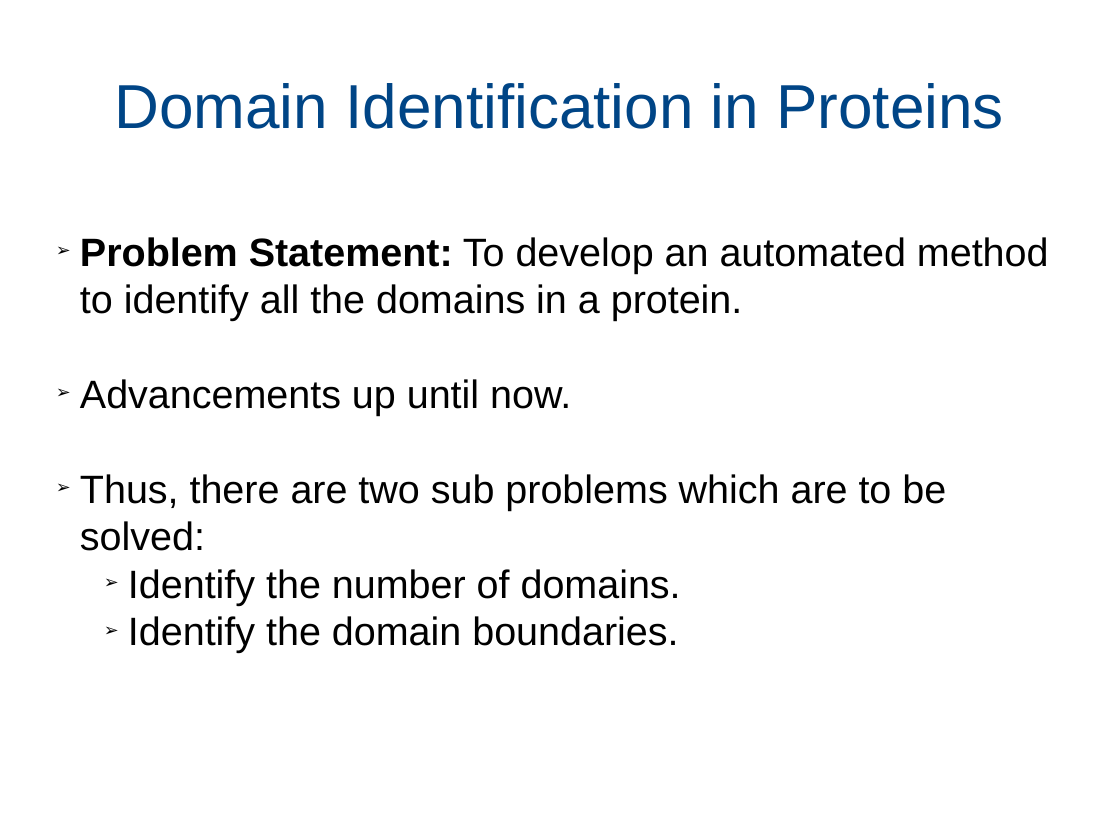
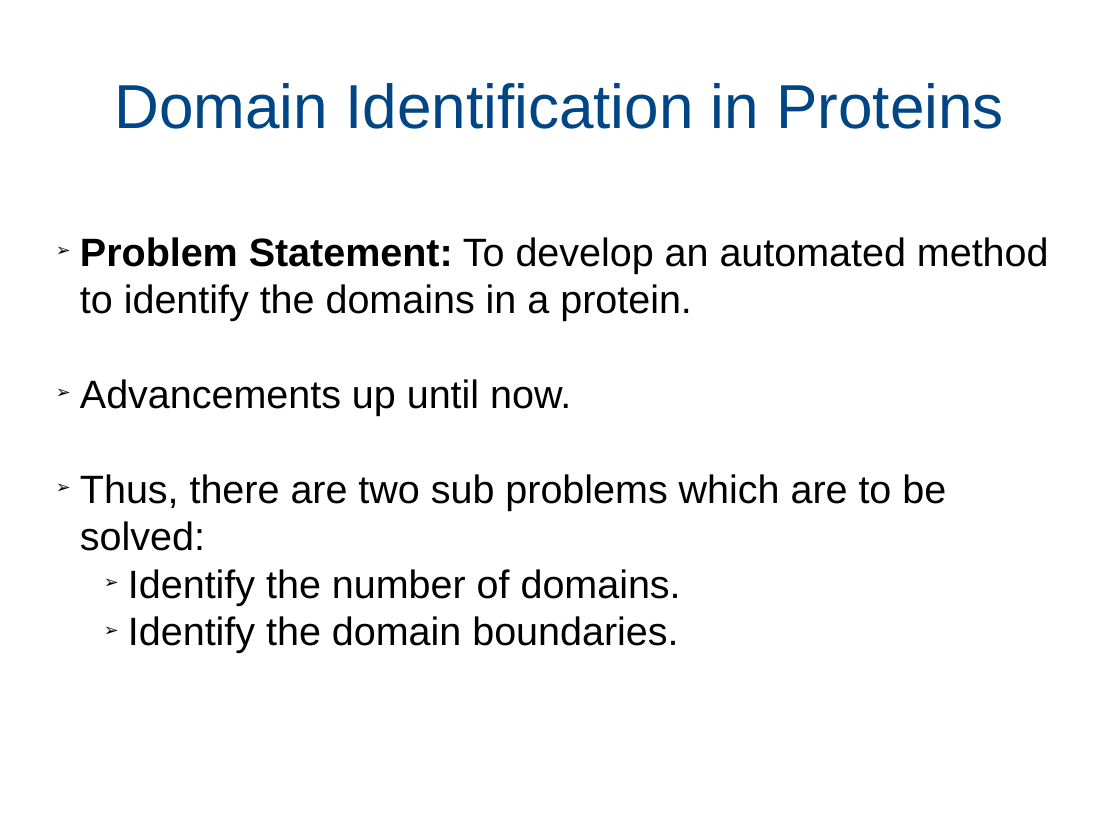
Before and after one commit to AnirudhTiwari/Lab-Work, a slide deck: slide 1 of Results, Reports & Presentations/7thOctober_presentation.odp. Drawn at 1120x840 pixels with LibreOffice and Linux fonts; fonts in the diff are those of the drawing. Boxes give left, top, right and bottom in pixels: in the first picture for what was removed or moved away, otherwise in the second. Text is boxed around its words. In the diff, an @@ line names an element or a change of style, - is before the commit and + after.

```diff
--- a/Results, Reports & Presentations/7thOctober_presentation.odp
+++ b/Results, Reports & Presentations/7thOctober_presentation.odp
@@ subtitle at <box>80,237,1049,321</box>: text changed @@
-➢ Problem Statement: To develop an automated method to identify all the domains in a protein.
+➢ Problem Statement: To develop an automated method to identify the domains in a protein.
```
Also in this commit, not shown: 1 slide added, 5 other files.
